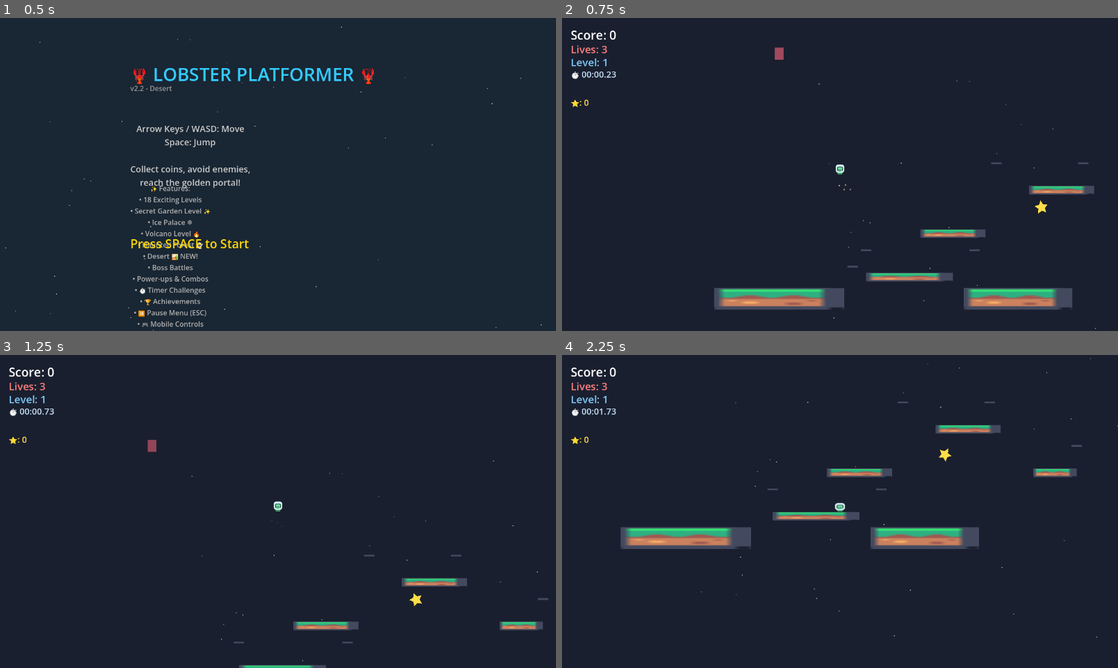
Above: before the commit, frames 1-4 (two rows, left to right).
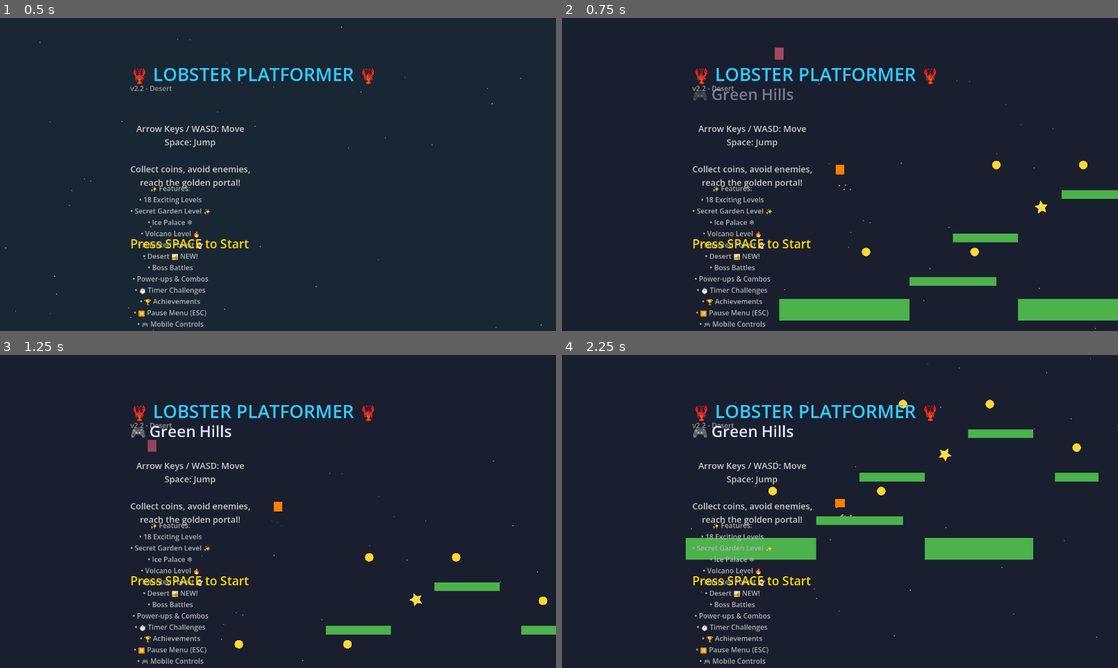
Above: after the commit, the same moments.

Repository: LungTakumi/ClawPlatformer
Game: Godot game, scene res://main.tscn
Same seed, same stepped clock (60 frames per second), same inputs: the game is played once before the commit and once after it.
Inputs (mouse positions are in pixels of both pictures, inside the frame that each line leads up to):
- Up to frame 1 (0.5 s): no input
- Up to frame 2 (0.75 s): tap Space (jump) at 0.5 s; move the mouse to (962, 158) at 0.52 s; hold Right (move_right) from 0.53 s (still down); tap B at 0.6 s; click (962, 158) at 0.67 s
- Up to frame 3 (1.25 s): keep holding Right (move_right); tap Space (jump) at 0.77 s
- Up to frame 4 (2.25 s): release Right (move_right) at 1.25 s; tap Space (jump) at 1.25, 2 s; drag from (728, 527) to (906, 642) at 1.27 s; move the mouse to (895, 442) at 2.02 s; hold Right (move_right) from 2.03 s (still down); tap E at 2.1 s

Frame 1 is identical in both runs. In frame 2, 11% of the frame differs, in the area x 1-100%, y 4-99%; in frame 3, 5.5%; in frame 4, 11%, in the area x 1-97%, y 4-99%.
Error before the commit: Invalid access to property or key 'released' on a base object of type 'Button'. (res://main.gd:1321)
Error after the commit: Invalid assignment of property or key 'color' with value of type 'Color' on a base object of type 'Sprite2D'. (res://main.gd:1153)

Commit message:
refactor: Use simple colored shapes instead of Kenney assets

Diff:
--- a/main.gd
+++ b/main.gd
@@ -46,7 +46,6 @@
 	screen_shake = amount
 
 # Kenney assets - sprite sheets
-var char_tilesheet: Texture2D
 var tile_tilesheet: Texture2D
 var bg_tilesheet: Texture2D
 
@@ -56,7 +55,7 @@
 
 func _ready():
 	add_to_group("game")
-	load_kenney_assets()
+	# Simple game - no external assets needed
 	load_high_score()  # 💾 Load saved high score
 	load_achievements()  # 🏆 Load achievements
 	RenderingServer.set_default_clear_color(Color(0.1, 0.15, 0.2))
@@ -68,11 +67,6 @@
 	audio_manager.set_script(load("res://audio_manager.gd"))
 	audio_manager.name = "AudioManager"
 	add_child(audio_manager)
-
-func load_kenney_assets():
-	# Use Godot's built-in resource loader (works in exports)
-	char_tilesheet = load("res://sprites/tilemap-characters_packed.png")
-	tile_tilesheet = load("res://sprites/tilemap_packed.png")
 
 # 💾 High score persistence
 func load_high_score():
@@ -980,13 +974,14 @@
 	setup_mobile_controls()
 
 func create_player_visual(p):
-	# Use Kenney player sprite (tile 0 in characters sheet)
-	var sprite = Sprite2D.new()
-	sprite.name = "Visual"  # Named for animation functions
-	sprite.texture = char_tilesheet
-	sprite.region_enabled = true
-	sprite.region_rect = Rect2(0, 0, 24, 24)  # First tile
-	sprite.position = Vector2(0, -12)  # Center on player
+	# Simple colored square for player
+	var sprite = Polygon2D.new()
+	var points = PackedVector2Array([
+		Vector2(-10, -22), Vector2(10, -22), Vector2(10, 0), Vector2(-10, 0)
+	])
+	sprite.polygon = points
+	sprite.color = Color(1, 0.5, 0)  # Orange player
+	sprite.name = "Visual"
 	p.add_child(sprite)
 
 	# Collision - adjust to sit properly on platforms
@@ -1015,34 +1010,22 @@
 		# For moving platforms, offset by half size to align properly
 		platform.position = Vector2(x + w/2, y + h/2)
 
-	# Use Kenney tile sprites for platforms
-	# Different tiles for different level themes
-	var tile_indices = [
-		0,   # Grass/green
-		6,   # Stone/gray
-		12,  # Brown/wood
-		18,  # Dark
-		24,  # More grass
-		30,  # Stone variant
-		36,  # Cave
-		42   # Rainbow
-	]
-	var tile_idx = tile_indices[current_level % tile_indices.size()]
-
-	# Calculate tile position in spritesheet
-	var tiles_per_row = 20  # From tilesheet info
-	var tile_x = (tile_idx % tiles_per_row) * 19 + 1  # 18px + 1px gap
-	var tile_y = (tile_idx / tiles_per_row) * 19 + 1
-
-	# Create sprite with tiling for the platform
-	var sprite = Sprite2D.new()
-	sprite.texture = tile_tilesheet
-	sprite.region_enabled = true
-	sprite.region_rect = Rect2(tile_x, tile_y, 18, 18)
-	sprite.position = Vector2(0, 0)  # All platforms use (0,0) relative to node position
-	# Scale to fit platform width
-	sprite.scale = Vector2(w / 18.0, h / 18.0)
-	platform.add_child(sprite)
+	# Simple colored rectangle for platform
+	var platform_sprite = Polygon2D.new()
+	var color = Color(0.3, 0.7, 0.3)  # Green grass color
+	if current_level >= 4:
+		color = Color(0.5, 0.5, 0.5)  # Gray stone
+	if current_level >= 13:
+		color = Color(0.2, 0.8, 0.8)  # Ice
+	if current_level >= 15:
+		color = Color(0.8, 0.3, 0.1)  # Volcano
+	# Create rectangle polygon
+	var points = PackedVector2Array([
+		Vector2(0, 0), Vector2(w, 0), Vector2(w, h), Vector2(0, h)
+	])
+	platform_sprite.polygon = points
+	platform_sprite.color = color
+	platform.add_child(platform_sprite)
 
 	# Collision - position depends on platform type
 	var collision = CollisionShape2D.new()
@@ -1066,20 +1049,22 @@
 	coin.position = Vector2(x, y)
 	coin.script = load("res://coin.gd")
 
-	# Use Kenney coin sprite (tile 18 in characters sheet = yellow/orange)
-	var sprite = Sprite2D.new()
-	sprite.texture = char_tilesheet
-	sprite.region_enabled = true
-	# Tile 18 is the coin in characters sheet
-	sprite.region_rect = Rect2(18 * 25, 0, 24, 24)  # 24px + 1px gap
-	sprite.position = Vector2(0, -12)
+	# Simple yellow circle for coin
+	var sprite = Polygon2D.new()
+	var points = PackedVector2Array()
+	var radius = 10
+	for i in range(12):
+		var angle = i * TAU / 12
+		points.append(Vector2(cos(angle) * radius, sin(angle) * radius - 8))
+	sprite.polygon = points
+	sprite.color = Color(1, 0.85, 0.2)  # Gold color
 	coin.add_child(sprite)
 
 	var col = CollisionShape2D.new()
 	var circle = CircleShape2D.new()
-	circle.radius = 12
+	circle.radius = 10
 	col.shape = circle
-	col.position = Vector2(0, -12)  # Match sprite position
+	col.position = Vector2(0, -8)
 	coin.add_child(col)
 
 	add_child(coin)
@@ -1135,11 +1120,11 @@
 		# Use Kenney bat/flying monster sprite (tile 12-14 in characters sheet)
 		var sprite = Sprite2D.new()
 		sprite.name = "Visual"
-		sprite.texture = char_tilesheet
-		sprite.region_enabled = true
+		sprite.color = Color(0.8, 0.2, 0.2)
+		# Simple colored rect
 		# Bat/flying enemy is around tile 12-14
-		sprite.region_rect = Rect2(12 * 25, 0, 24, 24)
-		sprite.position = Vector2(0, -12)
+		# Simple shape
+		# Position
 		enemy.add_child(sprite)
 
 		# Collision
@@ -1165,11 +1150,11 @@
 		# Use Kenney enemy/monster sprite (tile 9-11 in characters sheet)
 		var sprite = Sprite2D.new()
 		sprite.name = "Visual"  # Named for animation functions
-		sprite.texture = char_tilesheet
-		sprite.region_enabled = true
+		sprite.color = Color(0.8, 0.2, 0.2)
+		# Simple colored rect
 		# Monster/enemy is around tile 9-12 in characters sheet
-		sprite.region_rect = Rect2(9 * 25, 0, 24, 24)
-		sprite.position = Vector2(0, -12)
+		# Simple shape
+		# Position
 		enemy.add_child(sprite)
 
 		# Collision
@@ -1221,11 +1206,11 @@
 
 	# Use Kenney portal/door sprite (tile 21-22 in characters sheet)
 	var sprite = Sprite2D.new()
-	sprite.texture = char_tilesheet
-	sprite.region_enabled = true
+	sprite.color = Color(0.8, 0.2, 0.2)
+	# Simple colored rect
 	# Portal/door is around tile 21-23
-	sprite.region_rect = Rect2(21 * 25, 0, 24, 24)
-	sprite.position = Vector2(0, -12)
+	# Simple shape
+	# Position
 	goal.add_child(sprite)
 
 	var col = CollisionShape2D.new()
